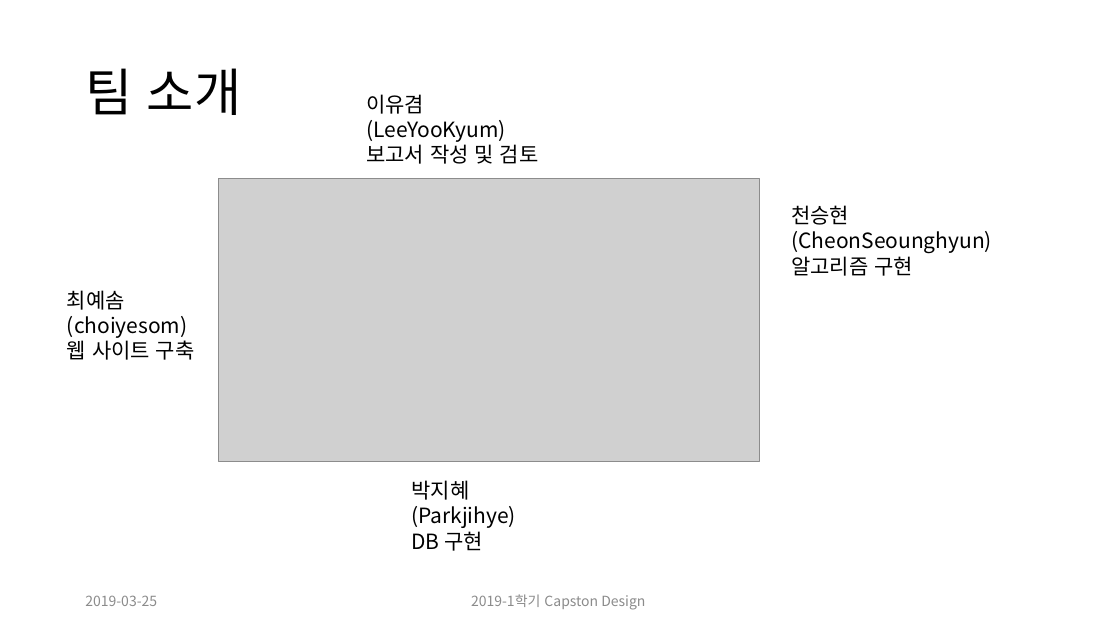
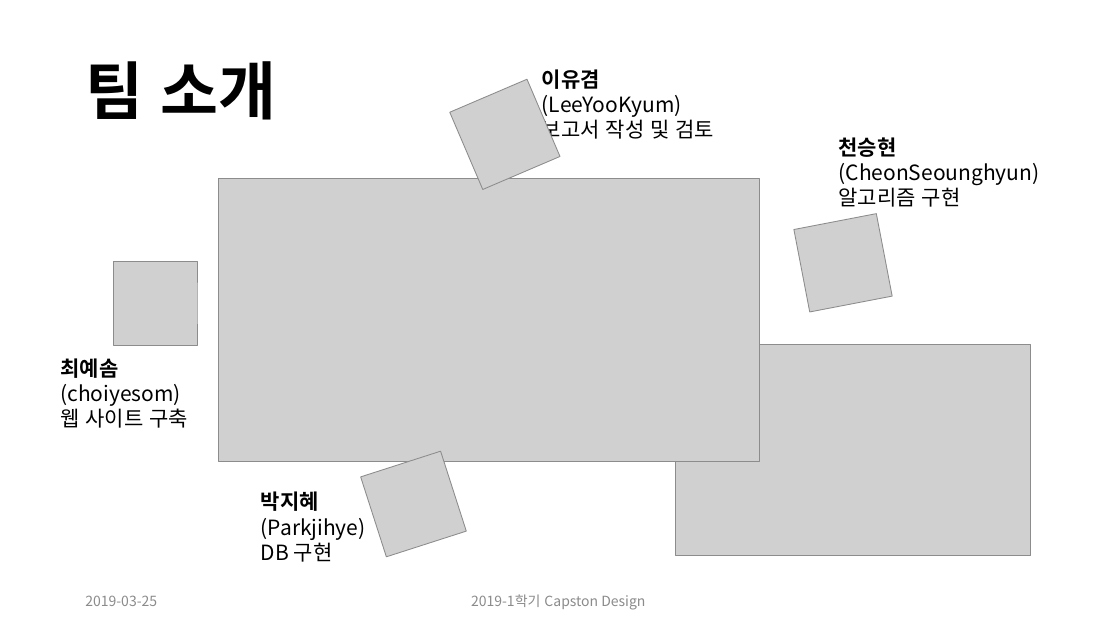
Before and after one commit to CheonSeounghyun/Coordination-Recommend, a slide deck: slide 3 of document/Capston Design Proposal_update(ppt).pptx. Drawn at 1120x630 pixels with LibreOffice and Linux fonts; fonts in the diff are those of the drawing; grey boxes stand for pictures. Boxes give left, top, right and bottom in pixels: in the first picture for what was removed or moved away, otherwise in the second. Text is boxed around its words. In the diff, an @@ line names an element or a change of style, - is before the commit and + after.

Commit message:
ppt update

```diff
--- a/document/Capston Design Proposal_update(ppt).pptx
+++ b/document/Capston Design Proposal_update(ppt).pptx
@@ title "팀 소개" at (x1=85, y1=61, x2=277, y2=120): size 44 to 54 pt, bold on @@
@@ picture added at (x1=450, y1=79, x2=560, y2=190) @@
@@ text "이유겸" moved from (x1=366, y1=94, x2=539, y2=164) to (x1=542, y1=69, x2=714, y2=143) @@
@@ text at (x1=542, y1=69, x2=600, y2=89): bold on in "이유겸" @@
@@ text "천승현(CheonSeounghyun)" moved from (x1=791, y1=205, x2=992, y2=276) to (x1=839, y1=137, x2=1040, y2=207) @@
@@ text at (x1=839, y1=137, x2=1040, y2=185): bold on in "천승현(CheonSeounghyun)" @@
@@ picture added at (x1=794, y1=214, x2=893, y2=312) @@
@@ picture added at (x1=113, y1=261, x2=197, y2=345) @@
@@ text "최예솜" moved from (x1=67, y1=290, x2=195, y2=360) to (x1=60, y1=358, x2=188, y2=428) @@
@@ text at (x1=60, y1=358, x2=118, y2=378): bold on in "최예솜" @@
@@ picture added at (x1=676, y1=344, x2=1031, y2=555) @@
@@ picture added at (x1=361, y1=451, x2=466, y2=557) @@
@@ text "박지혜" moved from (x1=411, y1=480, x2=516, y2=551) to (x1=261, y1=491, x2=366, y2=562) @@
@@ text at (x1=261, y1=491, x2=319, y2=511): bold on in "박지혜" @@
```
Also in this commit, not shown: 9 other slides changed.
